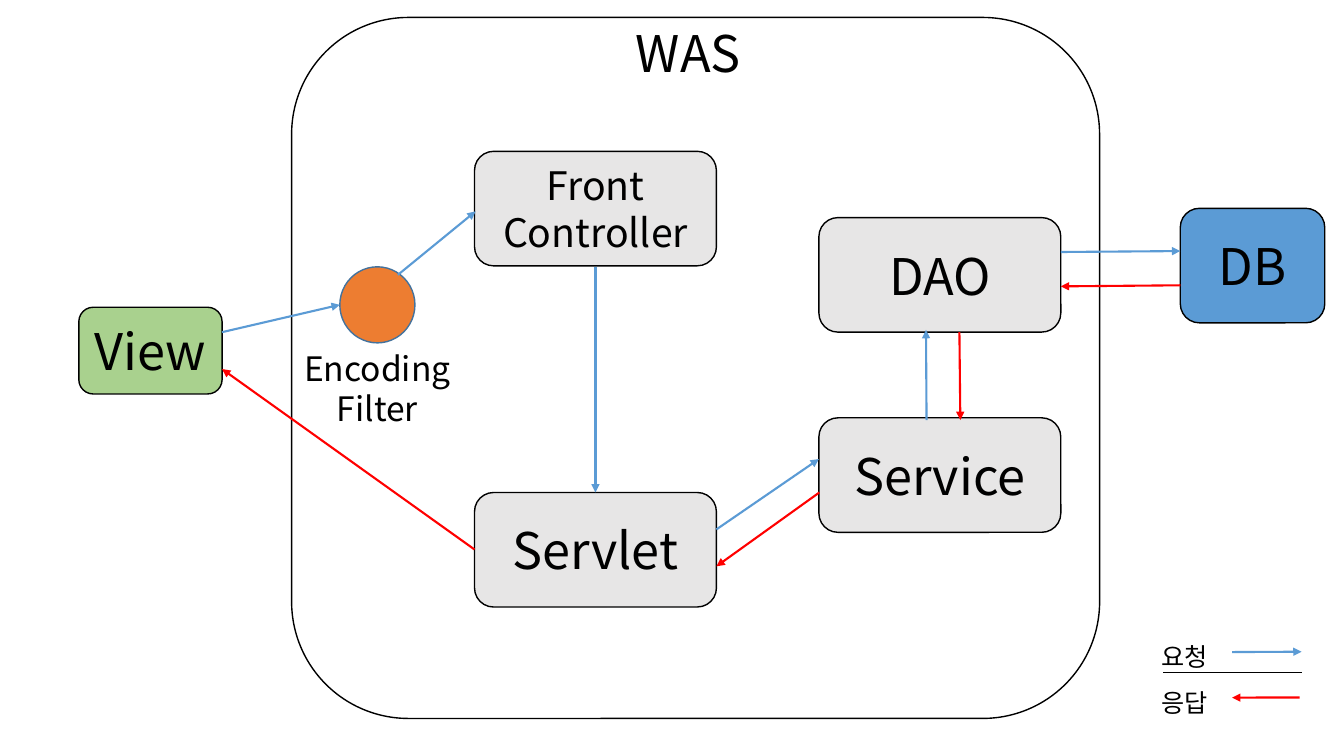
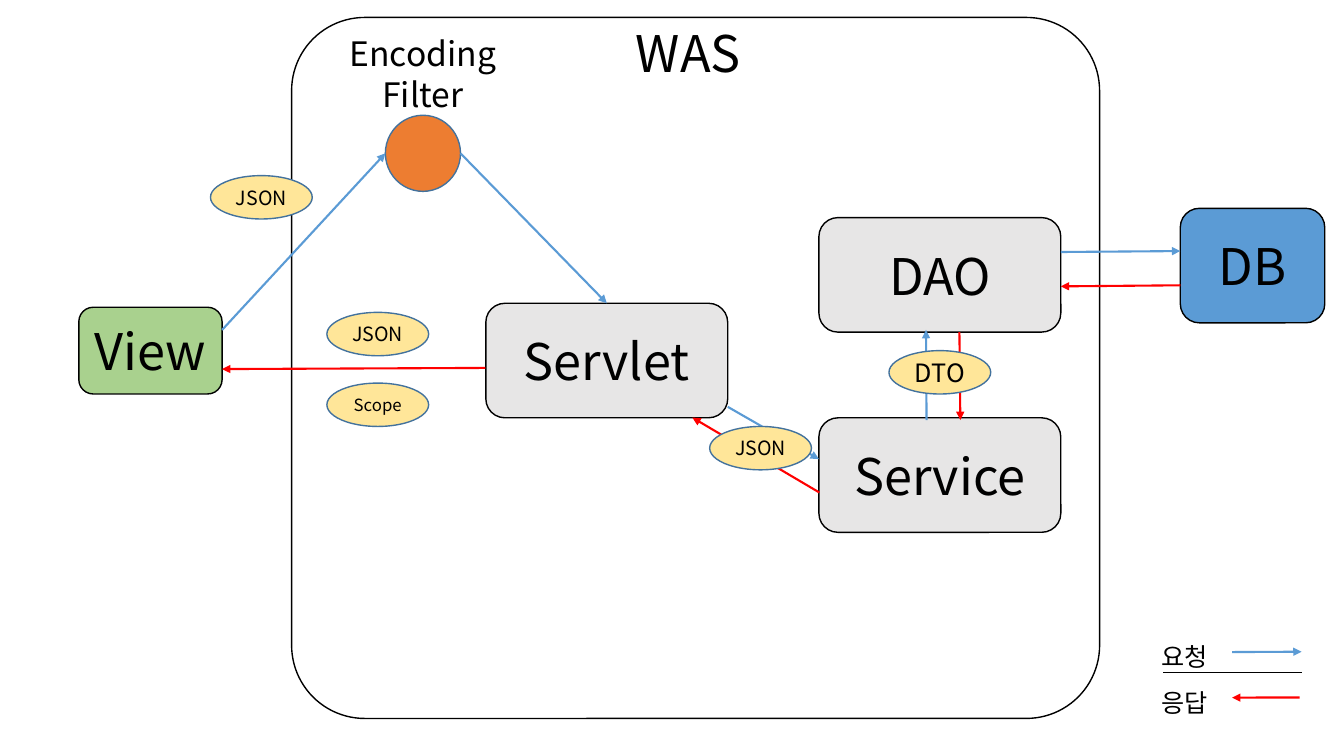
Before and after one commit to zafylus/TeamProj-KDY-, a slide deck: slide 1 of Document/발표자료/구조도.pptx. Drawn at 1344x756 pixels with LibreOffice and Linux fonts; fonts in the diff are those of the drawing. Boxes give left, top, right and bottom in pixels: in the first picture for what was removed or moved away, otherwise in the second. Text is boxed around its words. In the diff, an @@ line names an element or a change of style, - is before the commit and + after.

```diff
--- a/Document/발표자료/구조도.pptx
+++ b/Document/발표자료/구조도.pptx
@@ rounded rectangle at bbox=[291, 17, 1100, 718]: proportions changed @@
@@ text "Encoding" rewrapped from bbox=[304, 354, 450, 422] to bbox=[350, 39, 496, 116] @@
@@ ellipse: place and size @@
-ellipse at bbox=[340, 267, 415, 343]
+ellipse at bbox=[385, 115, 461, 191]
@@ ellipse added at bbox=[211, 175, 313, 219], fill #FFE699, outline #43739E 1 pt, 14 pt, text #000000 @@
+JSON
@@ arrow moved from (222, 333) - (340, 304) to (222, 330) - (385, 153) @@
@@ arrow moved from (398, 275) - (476, 212) to (461, 153) - (607, 303) @@
@@ rounded rectangle removed at bbox=[475, 151, 717, 266] @@
-Front
-Controller
@@ arrow removed from (596, 267) to (596, 493) @@
@@ ellipse added at bbox=[327, 313, 429, 356], fill #FFE699, outline #43739E 1 pt, 14 pt, text #000000 @@
+JSON
@@ rounded rectangle "Servlet": place and size @@
-rounded rectangle "Servlet" at bbox=[475, 493, 717, 608]
+rounded rectangle "Servlet" at bbox=[486, 303, 728, 418]
@@ ellipse added at bbox=[889, 351, 991, 394], fill #FFE699, outline #43739E 1 pt, 18 pt, text #000000 @@
+DTO
@@ arrow moved from (475, 549) - (222, 369) to (486, 368) - (222, 369) @@
@@ ellipse added at bbox=[327, 383, 429, 426], fill #FFE699, outline #43739E 1 pt, 12 pt, text #000000 @@
+Scope
@@ arrow moved from (820, 493) - (717, 567) to (820, 493) - (693, 417) @@
@@ arrow moved from (717, 529) - (819, 459) to (728, 407) - (819, 459) @@
@@ ellipse added at bbox=[710, 426, 812, 470], fill #FFE699, outline #43739E 1 pt, 14 pt, text #000000 @@
+JSON
```
Also in this commit, not shown: 20 other files.
